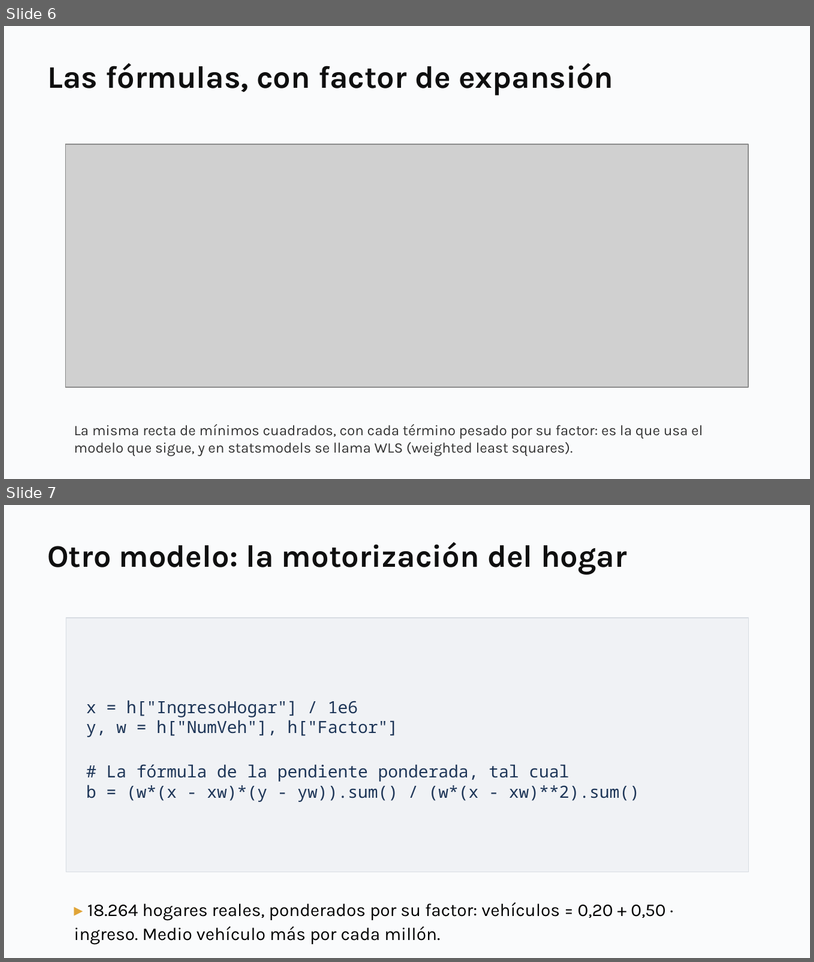
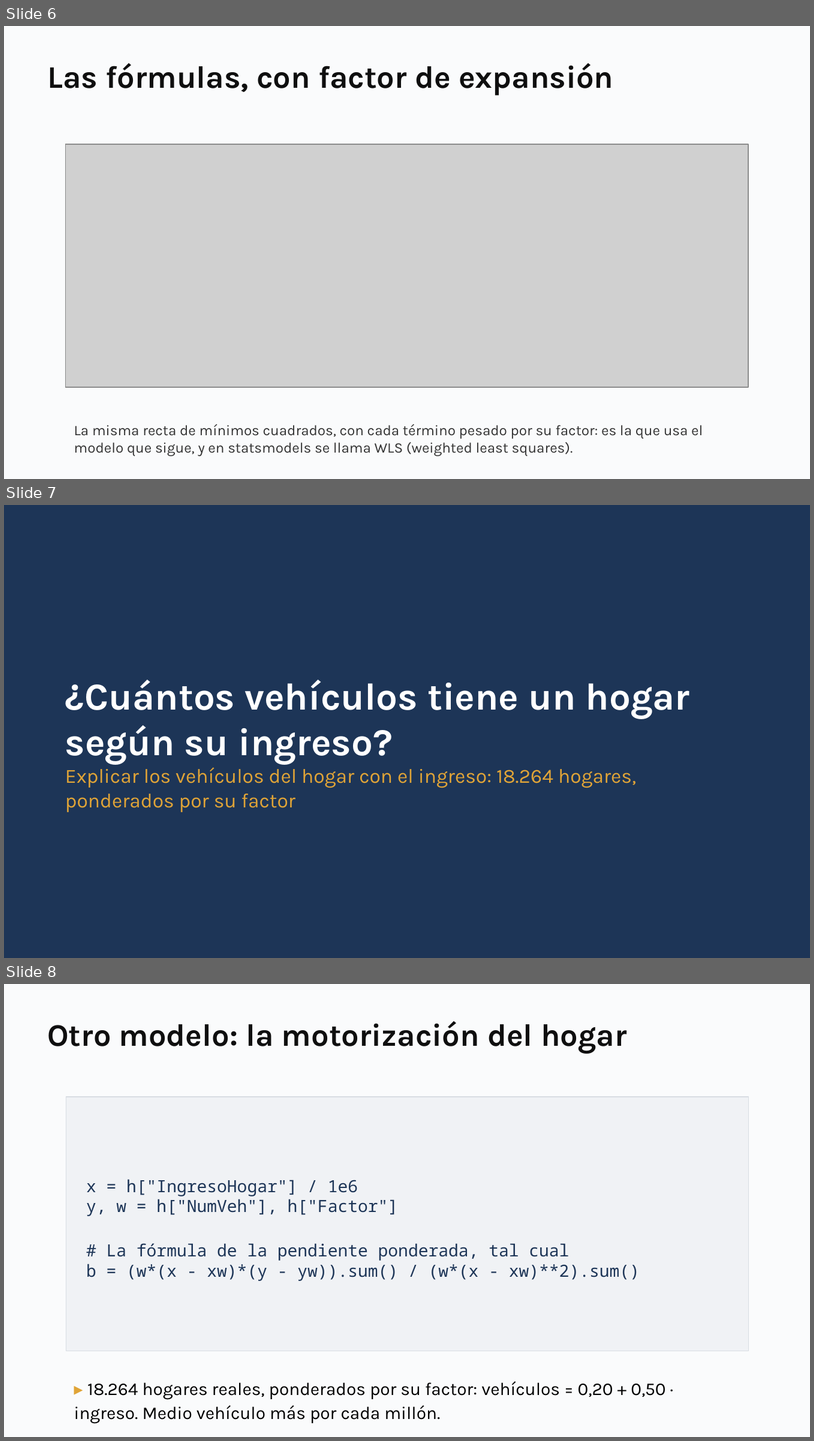
Before and after one commit to daniopitz/diplomado-cdd, a slide deck: presentaciones/clase04_regresion_multiple.pptx. Shown one above the other, each under a label of ours: slides 6 and 7 before the commit, slides 6, 7 and 8 after it. The pictures are 814x962 and 814x1441 pixels, drawn with LibreOffice and Linux fonts; fonts in the diff are those of the drawing; grey boxes stand for pictures. Boxes give left, top, right and bottom in pixels: in the first picture for what was removed or moved away, otherwise in the second. Text is boxed around its words. In the diff, an @@ line names an element or a change of style, - is before the commit and + after.

```diff
--- a/presentaciones/clase04_regresion_multiple.pptx
+++ b/presentaciones/clase04_regresion_multiple.pptx
@@ slide 7 added at (x1=4, y1=505, x2=810, y2=958), background #FFFFFF @@
@@ rectangle added at (x1=4, y1=505, x2=810, y2=958), fill #1D3557 @@
@@ text added at (x1=65, y1=680, x2=690, y2=812), 18 pt, text #E0A437 @@
+¿Cuántos vehículos tiene un hogar según su ingreso?
+Explicar los vehículos del hogar con el ingreso: 18.264 hogares, ponderados por su factor
@@ what was slide 7 is now slide 8 @@
```
Also in this commit, not shown: 1 slide changed, 2 other slides added, 3 other files.
